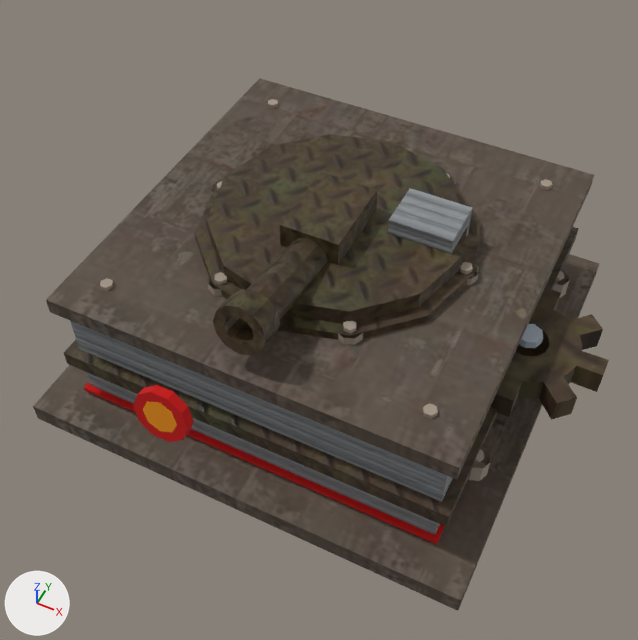
Renders of the glTF model buildings/drill/models/turret.glb from each side of a commit.
Camera for both pictures: a 50 mm lens placed at (0.639, -1.38, 1.789), pointed at (0.052, -0.205, 0.32). The lights are fixed; the arrows at lower left show +X, +Y and +Z. The picture after the commit comes second. Where no turn or scale is listed for an object, it has been applied to the vertices. Vertices at exactly the same position are counted once.

In view in the first picture: 'AmmoBox', 'Band', 'BasePlatform', 'Body', 'Bolt_0', 'Bolt_1', 'Bolt_3', 'DriveGear', 'GunBarrel', 'GunCradle', 'HazardStripe', 'Muzzle', 'MuzzleGlow', 'Roof', 'TurretBase', 'TurretRing' and 8 more.
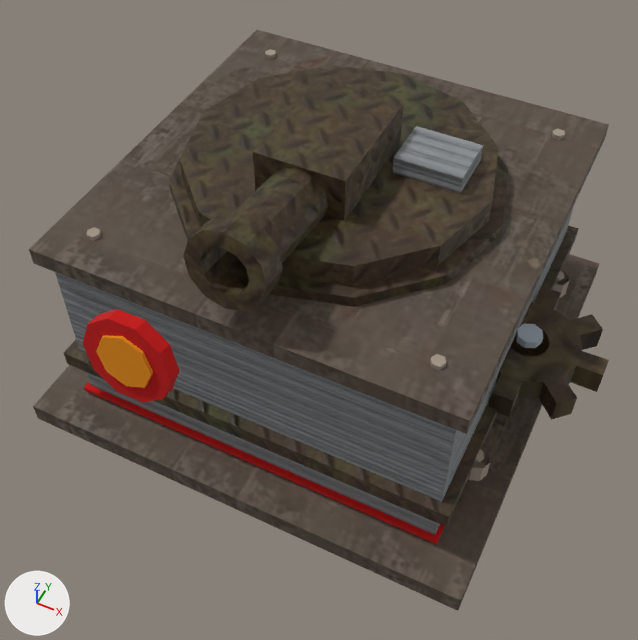
Where the newer file only moved an object's origin or applied its transform, the numbers keep the older frame.

What differs and where, as boxes [x1, y1, x2, y2] in the pictures (638 x 640 px):
'Roof', moved
    before: [46, 78, 594, 479]
    after: [29, 30, 609, 434]
'TurretBase', moved, rescaled (21% wider, 17% taller)
    before: [206, 134, 468, 323]
    after: [180, 65, 498, 286]
'GunBarrel', reshaped, moved, turned
    before: [213, 238, 327, 356]
    after: [183, 168, 328, 311]
'GunCradle', moved, rescaled (54% wider, 51% taller)
    before: [280, 172, 377, 265]
    after: [253, 80, 403, 221]
'TurretRing', moved, rescaled (18% wider, 9% taller)
    before: [195, 177, 481, 340]
    after: [169, 129, 508, 307]
'Muzzle', reshaped (61% wider, 64% taller)
    before: [133, 385, 193, 442]
    after: [83, 309, 180, 403]
'MuzzleGlow', reshaped (66% wider, 69% taller)
    before: [143, 401, 177, 432]
    after: [96, 335, 153, 388]
'Bolt_3', moved
    before: [100, 278, 113, 291]
    after: [87, 227, 101, 241]
'Bolt_0', moved
    before: [540, 179, 552, 190]
    after: [552, 129, 565, 140]
'Bolt_1', moved
    before: [268, 99, 278, 108]
    after: [265, 49, 276, 59]

What the commit changed:
me_pipe is used by ob_gunbarrel; parent ob_turret; location (0.0, -0.2, 0.46); rotation (1.396, 0.0, 0.0), in degrees (80, 0, 0).
me_pipe had 120 vertices, 288 faces and spanned x -0.058..0.058, y -0.058..0.058, z -0.25..0.25.
me_pipe now has 120 vertices, 288 faces and spans x -0.084..0.084, y -0.084..0.084, z -0.275..0.275.
me_pipe part 1: 120 of 120 vertices moved; they spanned x -0.058..0.058, y -0.058..0.058, z -0.25..0.25 and now span x -0.084..0.084, y -0.084..0.084, z -0.275..0.275; mean shift (0.0, 0.0, 0.0).
me_box_004 is used by ob_guncradle; location (0.0, -0.05, 0.41).
me_box_004 had 8 vertices, 12 faces and spanned x -0.07..0.07, y -0.1..0.1, z 0.0..0.1.
me_box_004 now has 8 vertices, 12 faces and spans x -0.1..0.1, y -0.14..0.14, z 0.0..0.14.
me_box_004 part 2: the whole mesh is scaled about the mesh origin by (1.43, 1.4, 1.4).
me_cylinder_006 is used by ob_muzzle; location (0.0, -0.69, 0.545).
me_cylinder_006 had 20 vertices, 36 faces and spanned x -0.055..0.055, y -0.0288..0.0091, z -0.0515..0.055.
me_cylinder_006 now has 20 vertices, 36 faces and spans x -0.08..0.08, y -0.0753..-0.0294, z 0.1247..0.2788.
me_cylinder_006 part 3: 20 of 20 vertices moved; they spanned x -0.055..0.055, y -0.0288..0.0091, z -0.0515..0.055 and now span x -0.08..0.08, y -0.0753..-0.0294, z 0.1247..0.2788; mean shift (0.0, -0.0425, 0.2).
me_cylinder_007 is used by ob_muzzleglow; location (0.0, -0.7, 0.548).
me_cylinder_007 had 16 vertices, 28 faces and spanned x -0.035..0.035, y -0.0159..0.0061, z -0.0345..0.0362.
me_cylinder_007 now has 16 vertices, 28 faces and spans x -0.05..0.05, y -0.0668..-0.038, z 0.1525..0.2536.
me_cylinder_007 part 4: 16 of 16 vertices moved; they spanned x -0.035..0.035, y -0.0159..0.0061, z -0.0345..0.0362 and now span x -0.05..0.05, y -0.0668..-0.038, z 0.1525..0.2536; mean shift (0.0, -0.0475, 0.2022).
me_cylinder_004 is used by ob_turretbase; location (0.0, 0.0, 0.39).
me_cylinder_004 had 24 vertices, 44 faces and spanned x -0.3..0.3, y -0.3..0.3, z 0.0..0.06.
me_cylinder_004 now has 24 vertices, 44 faces and spans x -0.34..0.34, y -0.34..0.34, z 0.0..0.08.
me_cylinder_004 part 5: the whole mesh is scaled about the mesh origin by (1.13, 1.13, 1.33).
me_cylinder_005 is used by ob_turretring; location (0.0, 0.0, 0.39).
me_cylinder_005 had 24 vertices, 44 faces and spanned x -0.33..0.33, y -0.33..0.33, z 0.0..0.02.
me_cylinder_005 now has 24 vertices, 44 faces and spans x -0.37..0.37, y -0.37..0.37, z 0.0..0.025.
me_cylinder_005 part 6: the whole mesh is scaled about the mesh origin by (1.12, 1.12, 1.25).
Object 'Bolt_0' (ob_bolt_0) moves from (0.38, 0.38, 0.39) to (0.38, 0.38, 0.54).
Object 'Bolt_1' (ob_bolt_1) moves from (-0.38, 0.38, 0.39) to (-0.38, 0.38, 0.54).
Object 'Bolt_3' (ob_bolt_3) moves from (-0.38, -0.38, 0.39) to (-0.38, -0.38, 0.54).
Object 'GunBarrel' (ob_gunbarrel) moves from (0.0, -0.2, 0.46) to (0.0, -0.2, 0.65).
Object 'GunBarrel' (ob_gunbarrel) turns from (80, 0, 0) to (82, 0, 0) degrees about x, y and z.
Object 'GunCradle' (ob_guncradle) moves from (0.0, -0.05, 0.41) to (0.0, -0.05, 0.58).
Object 'Roof' (ob_roof) moves from (0.0, 0.002, 0.35) to (0.0, 0.002, 0.5).
Object 'TurretBase' (ob_turretbase) moves from (0.0, 0.0, 0.39) to (0.0, 0.0, 0.54).
Object 'TurretRing' (ob_turretring) moves from (0.0, 0.0, 0.39) to (0.0, 0.0, 0.54).
